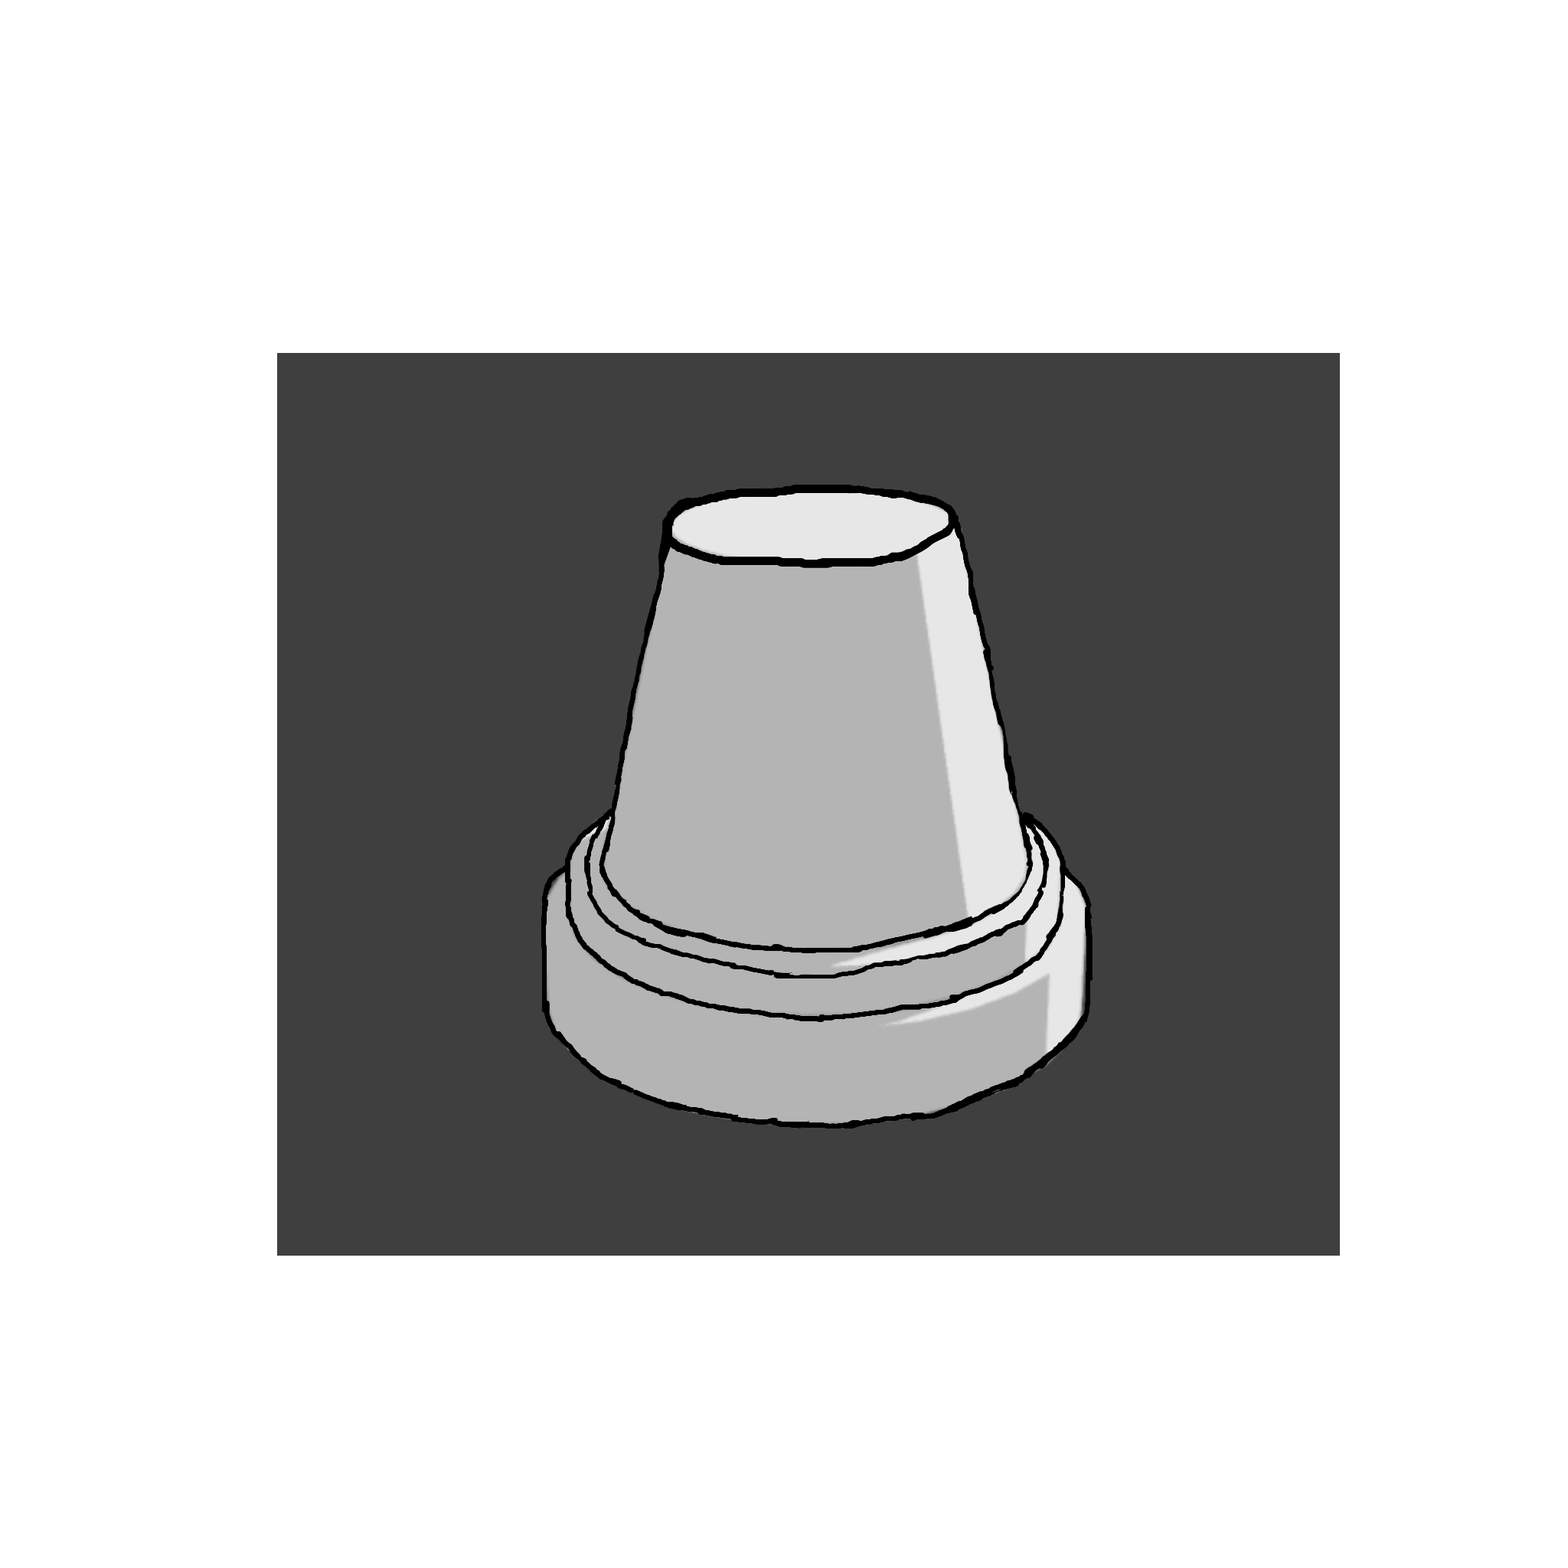
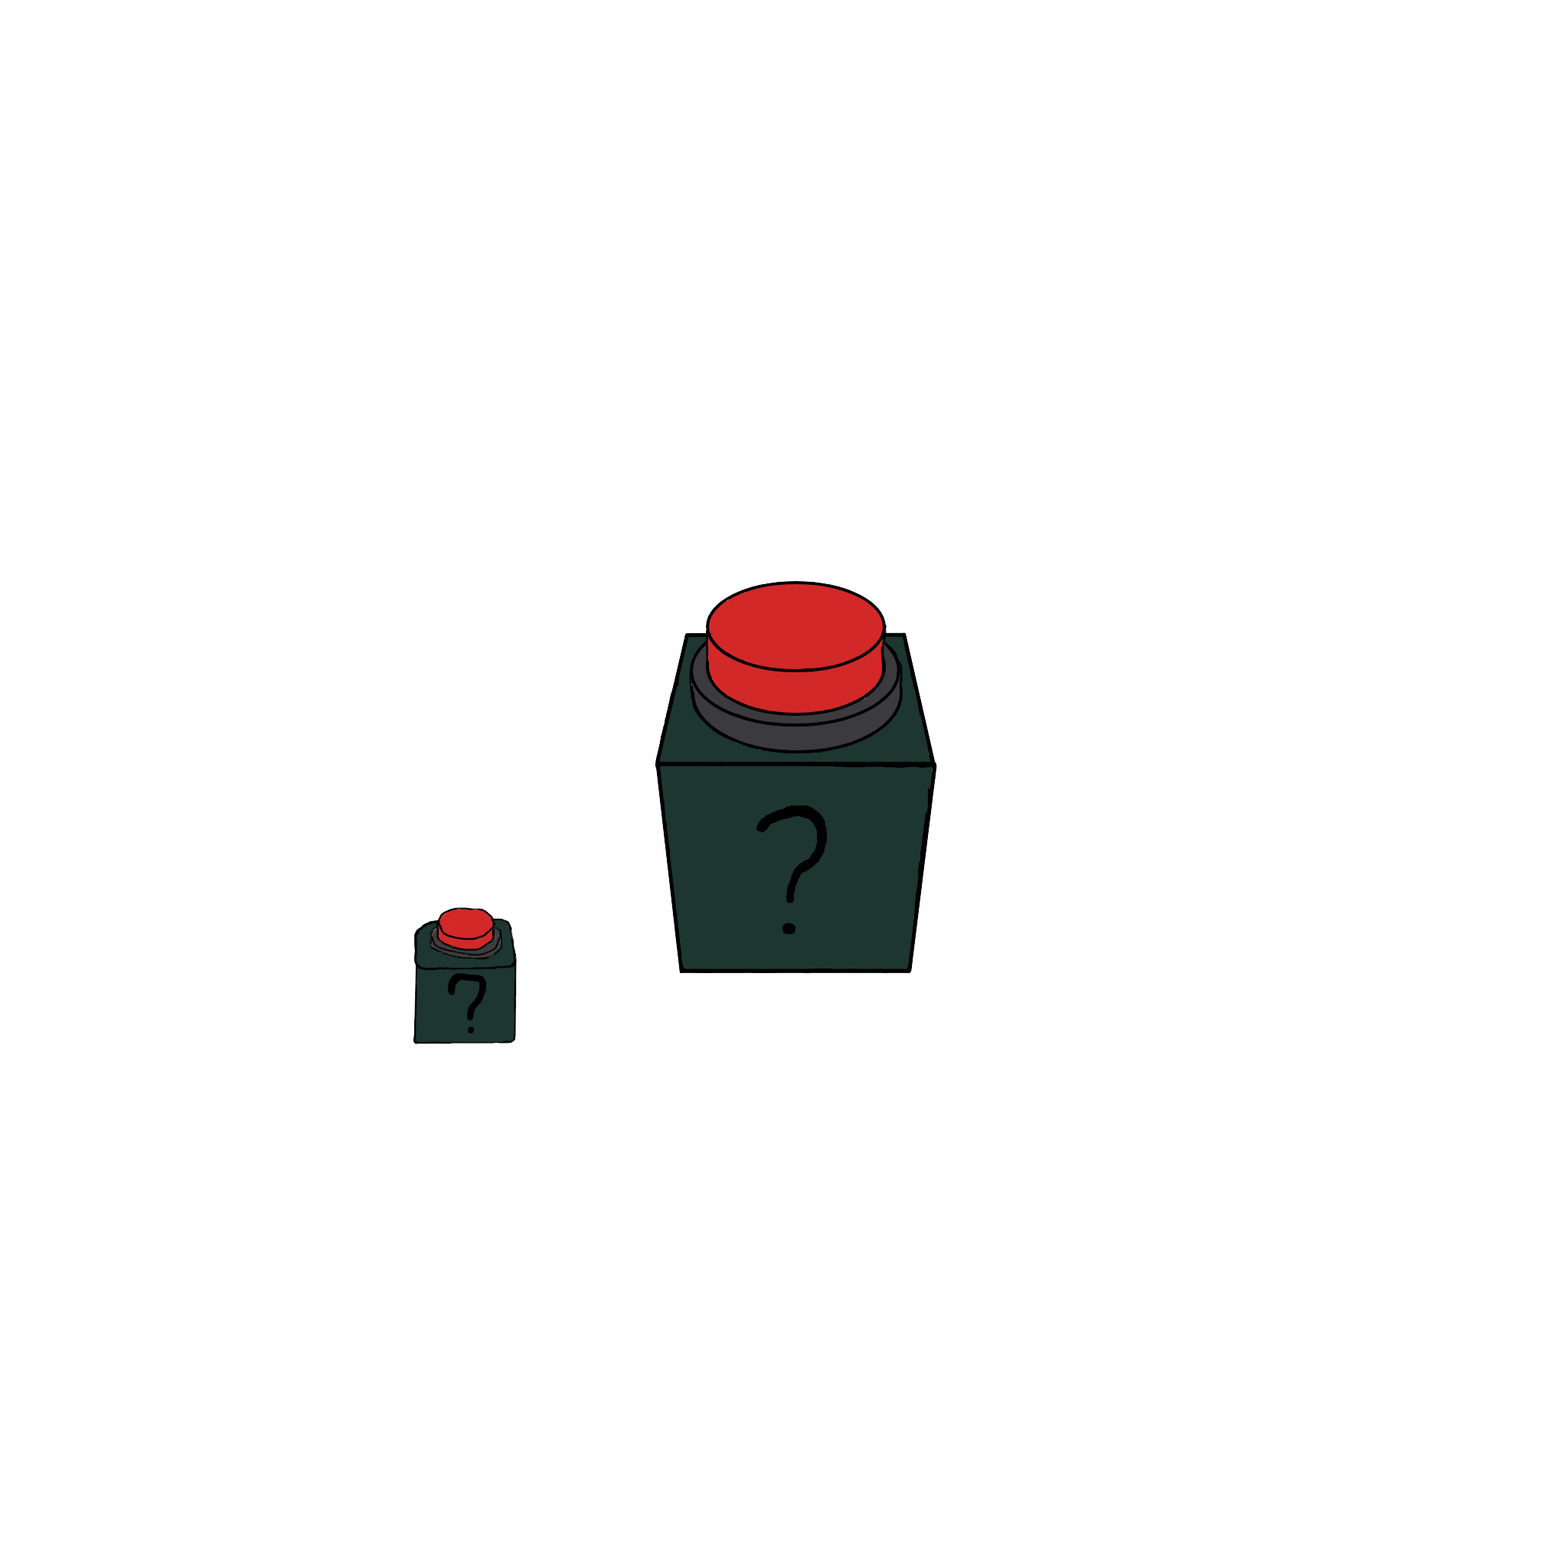
The second 1568x1568 image is a revision of the first. Changes to its layers:
hid group "Lamps" (16 layers) over [277, 352, 1340, 1256]
moved "Laag 12" into group "WIP", painted on it over [535, 484, 1097, 1129]
hid "Laag 11", moved it into group "WIP" over [277, 352, 1340, 1256]
showed group "Buttons" (17 layers) over [372, 487, 1196, 1081]
added layer "Vorm 16" in group "Buttons" over [691, 636, 903, 754]
added layer "Vorm 15" in group "Buttons" over [901, 632, 936, 765]
added layer "Lines Improved" in group "Buttons" over [656, 633, 937, 974]
added layer "Vorm 14" in group "Buttons" over [686, 632, 906, 637]
added layer "Vorm 12" in group "Buttons" over [655, 764, 684, 974]
added layer "Vorm 11" in group "Buttons" over [907, 764, 938, 974]
added layer "Vorm 17" in group "Buttons" over [689, 617, 901, 727]
added layer "Vorm 18" in group "Buttons" over [705, 650, 886, 716]
added layer "Vorm 19" in group "Buttons" over [705, 581, 886, 673]
added layer "Lines" in group "Buttons" over [654, 584, 937, 974]
added layer "Question Mark" in group "Buttons" over [563, 805, 828, 935]
added layer "Button Color" in group "Buttons" over [705, 582, 886, 716]
added layer "Color" in group "Buttons" over [658, 633, 934, 973]
painted on "T_HelpButton" over [406, 708, 845, 1046]